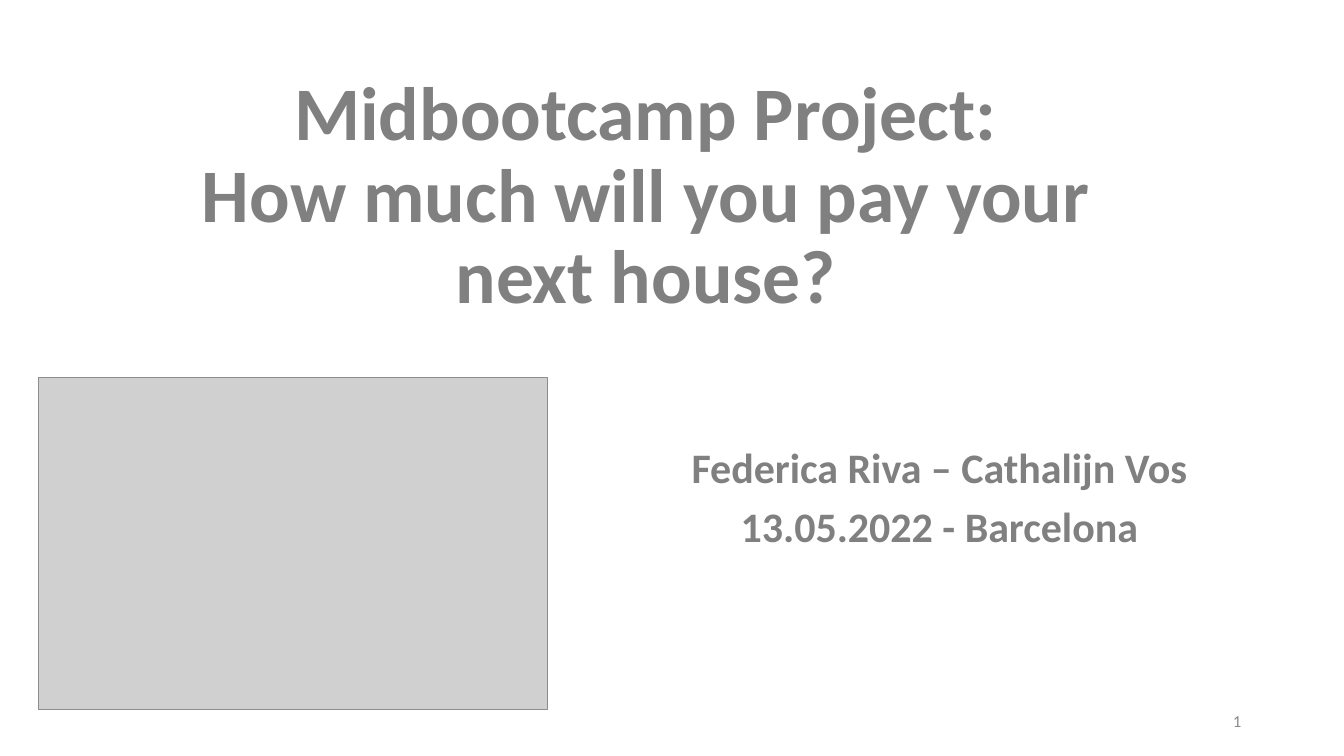
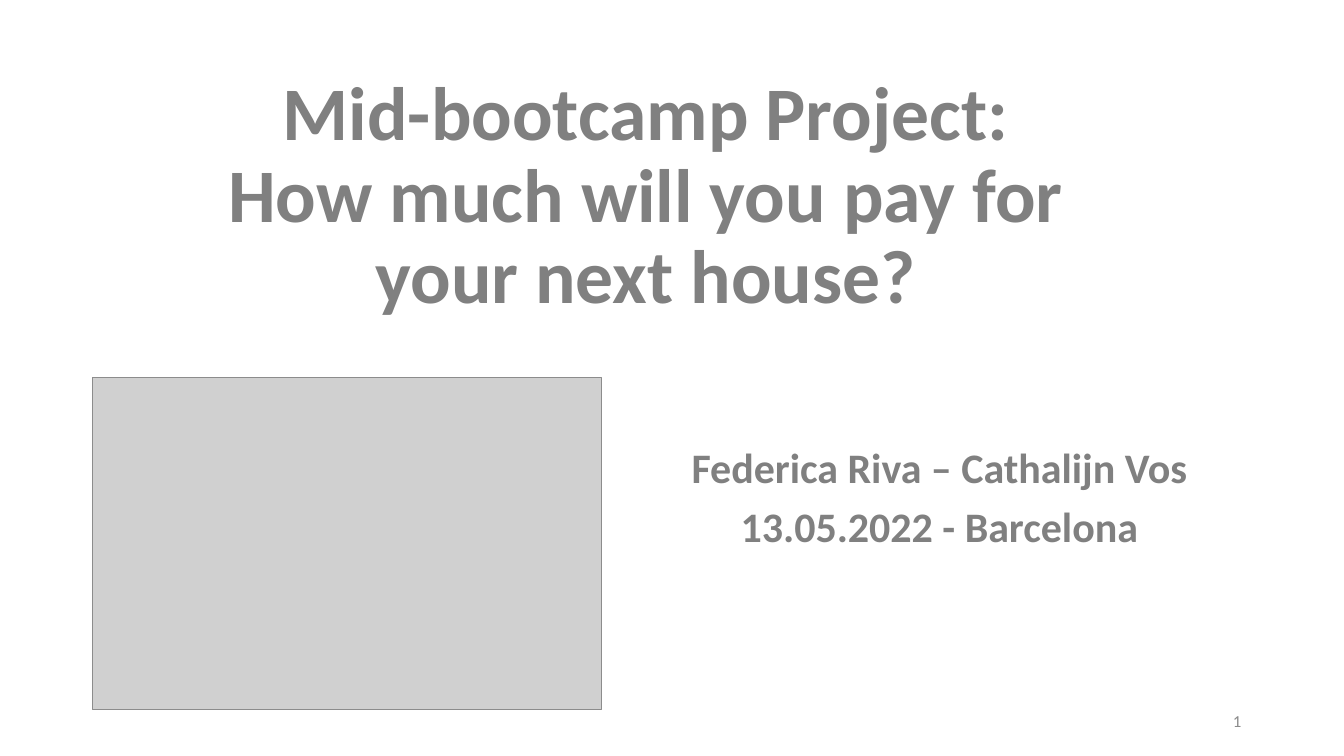
Before and after one commit to federicariva/MidbootcampProject, a slide deck: slide 1 of deliverables/Project_presentation.pptx. Drawn at 1344x756 pixels with LibreOffice and Linux fonts; fonts in the diff are those of the drawing; grey boxes stand for pictures; background and template pictures are left out. Boxes give left, top, right and bottom in pixels: in the first picture for what was removed or moved away, otherwise in the second. Text is boxed around its words. In the diff, an @@ line names an element or a change of style, - is before the commit and + after.

Commit message:
midbootcamp project

```diff
--- a/deliverables/Project_presentation.pptx
+++ b/deliverables/Project_presentation.pptx
@@ title at [228, 87, 1062, 315]: text changed @@
-Midbootcamp Project:
-How much will you pay your next house?
+Mid-bootcamp Project:
+How much will you pay for your next house?
@@ picture: place and size @@
-picture at [38, 378, 547, 710]
+picture at [93, 378, 602, 710]
```
Also in this commit, not shown: 11 other slides changed, 1 slide removed, 1 other file.
